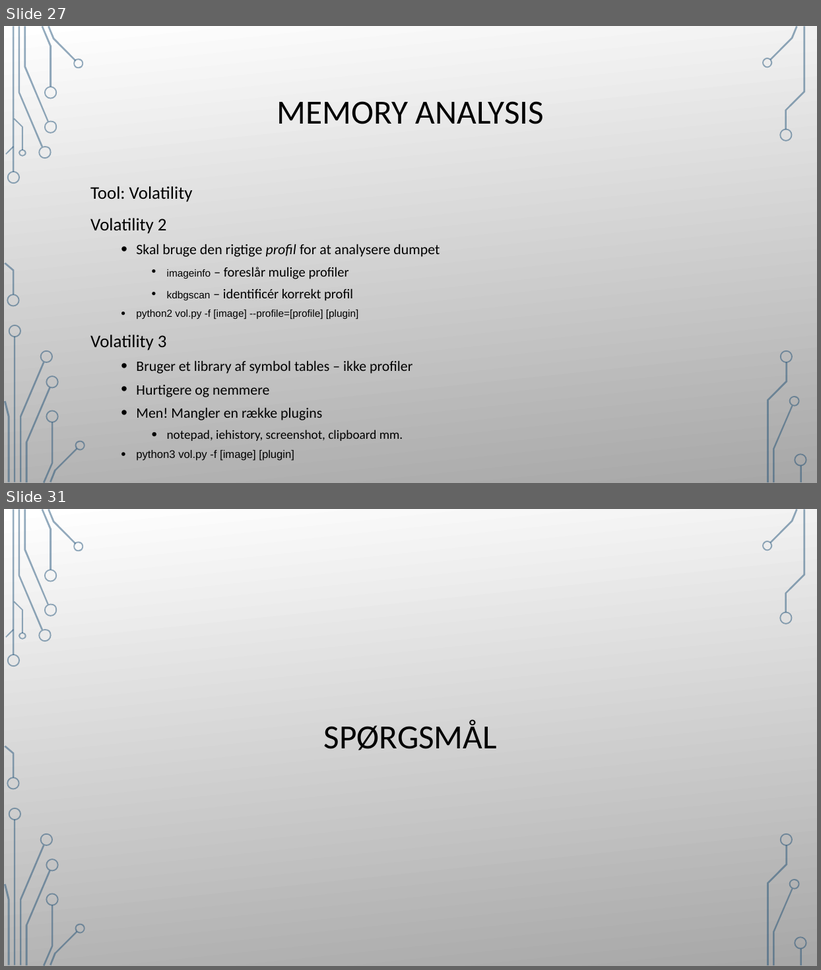
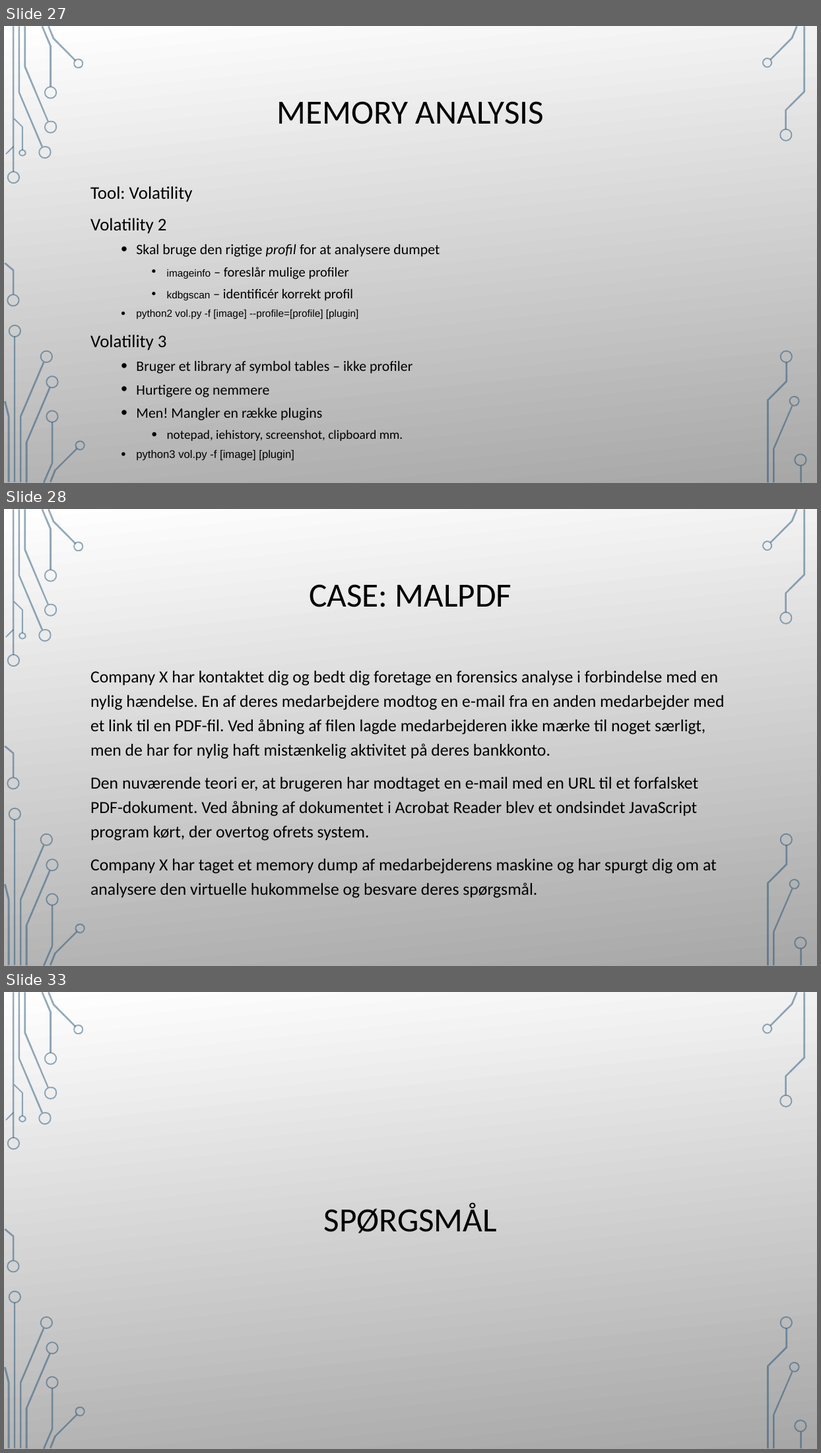
Before and after one commit to Nissen96/forensics-workshop, a slide deck: slides/forensics_slides.pptx. Shown one above the other, each under a label of ours: slides 27 and 31 before the commit, slides 27, 28 and 33 after it; the slides between them are not shown. The pictures are 821x970 and 821x1453 pixels, drawn with LibreOffice and Linux fonts; fonts in the diff are those of the drawing; background and template pictures are left out. Boxes give left, top, right and bottom in pixels: in the first picture for what was removed or moved away, otherwise in the second. Text is boxed around its words. In the diff, an @@ line names an element or a change of style, - is before the commit and + after.

```diff
--- a/slides/forensics_slides.pptx
+++ b/slides/forensics_slides.pptx
@@ slide 28 added at [4, 509, 817, 966], background picture (left out); not listed: 36 template elements that a slide beside it also shows @@
@@ rectangle added at [4, 509, 817, 966], fill gradient #FFFFFF to #A7A7A7 @@
@@ title added at [309, 584, 512, 607], 40 pt, text #000000 @@
+CASE: MALPDF
@@ text added at [90, 671, 725, 898], 20 pt, text #000000 @@
+Company X har kontaktet dig og bedt dig foretage en forensics analyse i forbindelse med en nylig hændelse. En af deres medarbejdere modtog en e-mail fra en anden medarbejder med et link til en PDF-fil. Ved åbning af filen lagde medarbejderen ikke mærke til noget særligt, men de har for nylig haft mistænkelig aktivitet på deres bankkonto.
+Den nuværende teori er, at brugeren har modtaget en e-mail med en URL til et forfalsket PDF-dokument. Ved åbning af dokumentet i Acrobat Reader blev et ondsindet JavaScript program kørt, der overtog ofrets system.
+Company X har taget et memory dump af medarbejderens maskine og har spurgt dig om at analysere den virtuelle hukommelse og besvare deres spørgsmål.
@@ group added at [4, 509, 85, 966]: 24 freeform shapes, 2 rectangles @@
@@ group added at [762, 509, 807, 966]: 9 freeform shapes, 1 rectangle @@
@@ what was slide 31 is now slide 33 @@
```
Also in this commit, not shown: 5 slides changed, 2 other slides added, 1 slide removed, 1 other file.
